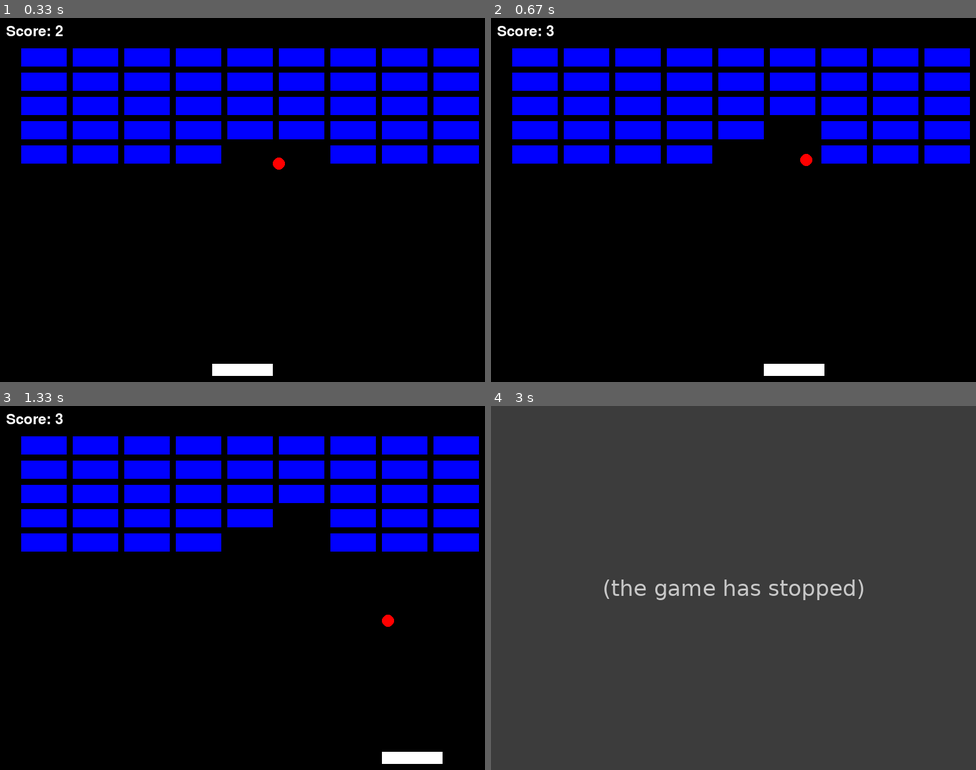
Above: before the commit, frames 1-4 (two rows, left to right).
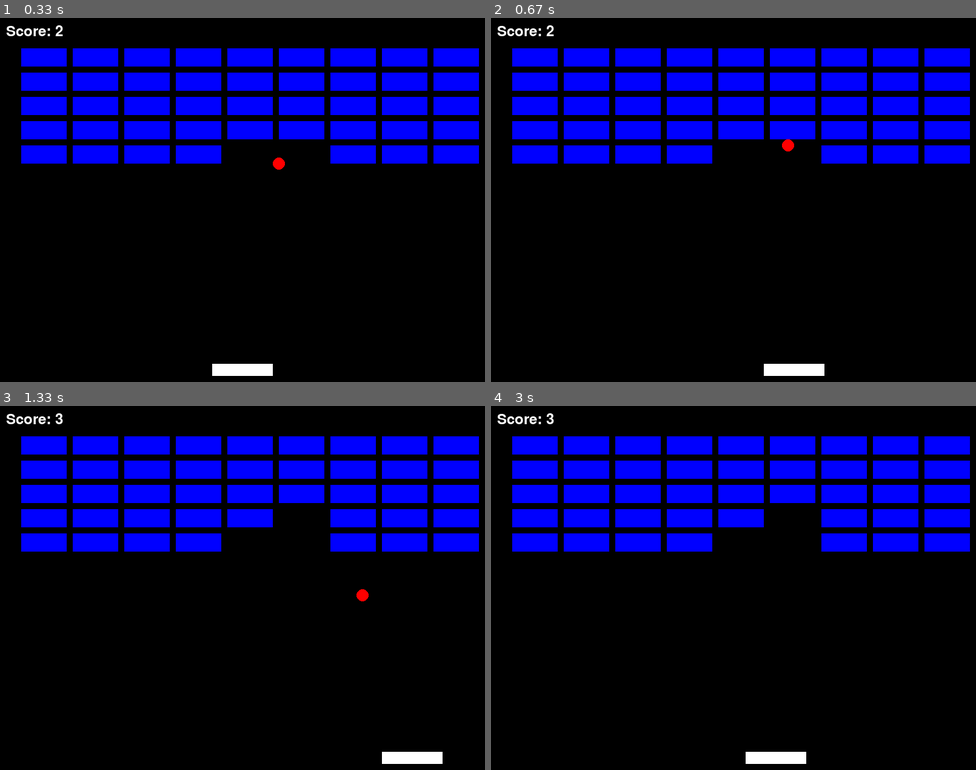
Above: after the commit, the same moments.

Repository: annieLognCoding/PythonTetrisClass
Game: pygame game, started from Pygame/Brick_Breaker/brick_breaker.py
Two runs of this game, one before a commit and one after it. Both use one fixed random seed, a clock stepped at 60 frames per second and the inputs below.
Inputs:
- Up to frame 1 (0.33 s): no input
- Up to frame 2 (0.67 s): hold P from 0.33 s (still down); hold Right from 0.33 s (still down)
- Up to frame 3 (1.33 s): release P at 0.8 s; release Right at 0.8 s; hold Right 0.83-1.3 s
- Up to frame 4 (3 s): hold Right 1.33-1.8 s; hold Left 1.83-2.37 s; hold Left 2.4-2.8 s

Frame 1 is identical in both runs. In frame 2, 0.6% of the frame differs, in the area x 11-67%, y 2-41%; in frame 3, 0.1%; in frame 4, 100%, in the area x 0-100%, y 0-100%.
Before the commit the program exited at 2.75 s; later frames show no game.

Commit message:
brick breaker skelelton

Diff:
--- a/Pygame/Brick_Breaker/brick_breaker.py
+++ b/Pygame/Brick_Breaker/brick_breaker.py
@@ -49,6 +49,7 @@
 def main():
     global score, ball_speed_x, ball_speed_y
     running = True
+    paused = False
     while running:
         for event in pygame.event.get():
             if event.type == pygame.QUIT:
@@ -60,6 +61,8 @@
             paddle.x -= paddle_speed
         if keys[pygame.K_RIGHT]:
             paddle.x += paddle_speed
+        if keys[pygame.K_p]:
+            paused = not paused
 
         # Ensure the paddle stays within the window boundaries
         if paddle.x < 0:
@@ -67,9 +70,10 @@
         if paddle.x > window_width - paddle.width:
             paddle.x = window_width - paddle.width
 
-        # Move the ball
-        ball.x += ball_speed_x
-        ball.y += ball_speed_y
+        if not paused:
+            # Move the ball
+            ball.x += ball_speed_x
+            ball.y += ball_speed_y
 
         # Ball collision with walls
         if ball.x <= 0 or ball.x >= window_width - ball.width:
--- a/Pygame/Brick_Breaker/brick_breaker_skeleton.py
+++ b/Pygame/Brick_Breaker/brick_breaker_skeleton.py
@@ -23,12 +23,27 @@
 clock = pygame.time.Clock()
 
 # Create Paddle object
+paddle_width, paddle_height = 100, 20
+paddle = pygame.Rect(window_width // 2 - paddle_width // 2, window_height - paddle_height - 10, paddle_width, paddle_height)
 
 # Create Ball
+ball_radius = 10
+ball_speed_x = 3
+ball_speed_y = -3
+ball = pygame.Rect(window_width // 2 - ball_radius, window_height // 2 - ball_radius, ball_radius * 2, ball_radius * 2)
 
 # Create Brick Array
+brick_width = 75
+brick_height = 30
+bricks = []
+for row in range(5):
+    for col in range(10):
+        brick = pygame.Rect(col * (brick_width + 10) + 35, row * (brick_height + 10) + 50, brick_width, brick_height)
+        bricks.append(brick)
+
 
 # Initialize score
+score = 0
 
 def main():
     global score, ball_speed_x, ball_speed_y
@@ -60,11 +75,14 @@
         screen.fill(BLACK)
 
         # Draw the paddle
+        pygame.draw.rect(screen, WHITE, paddle)
 
         # Draw the ball
+        pygame.draw.ellipse(screen, RED, ball)
 
         # Draw the bricks
-
+        for brick in bricks:
+            pygame.draw.rect(screen, BLUE, brick)
         # Draw the score
 
         # Update the display
